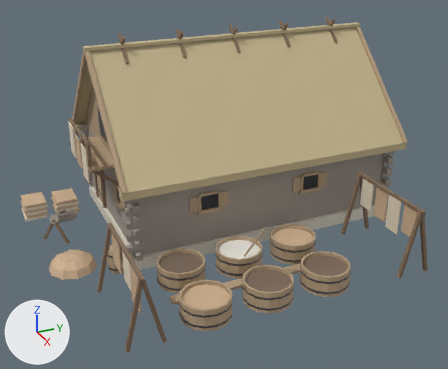
The glTF model public/models/house_tanner.glb: old version first, new version second.
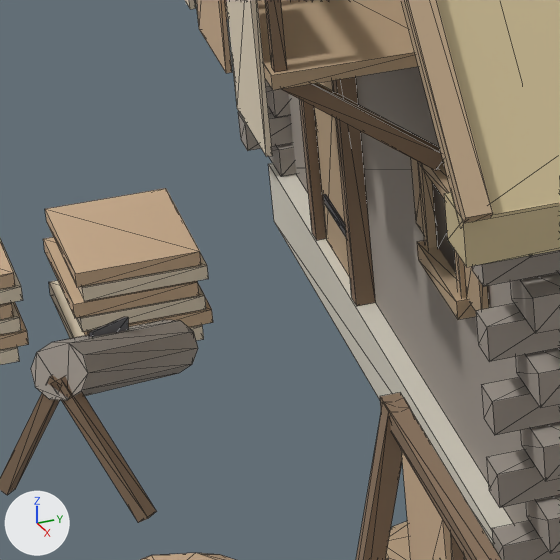
Each version appears first whole from a 50 mm lens placed at (22.94, -10.73, 12.49), pointed at (2.7, -1.62, 2.37), and next in a close-up on the part from 10% to 31% of the width and 42% to 68% of the height. Arrows for +X, +Y and +Z are at lower left; the lights stay in place. The older version's two pictures come first. The close-ups show mesh edges as thin lines. Vertices at exactly the same position are counted once.

Objects in the first close-up: 'HouseTanner'.
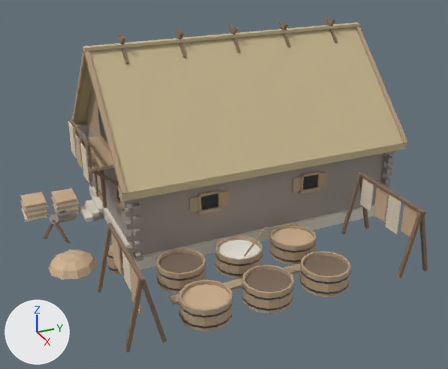
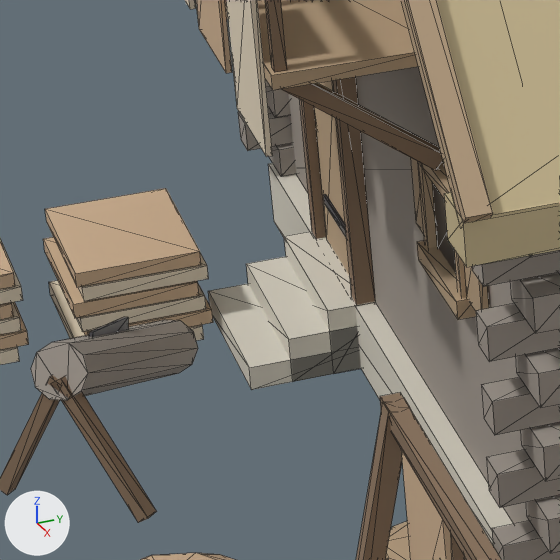
The edits, one by one:
me_mesh_tanner is used by ob_housetanner; location (0.0, 0.0, 0.0).
me_mesh_tanner had 1985 vertices, 2956 faces and spanned x -4.11..8.15, y -8.79..6.05, z -0.03..7.93.
me_mesh_tanner now has 2005 vertices, 2992 faces and spans x -4.11..8.15, y -8.79..6.05, z -0.03..7.93.
me_mesh_tanner part 1: a new loose piece of 20 vertices spanning x -2.28..-0.93, y -6.45..-5.5, z 0.0..0.51, in mat_stonefieldstone (pale yellow #ddd7c8).

Pixel boxes [x1, y1, x2, y2] of what changed, in the close-ups (560 x 560 px):
part 1 of me_mesh_tanner, added (pale yellow): after [208, 231, 376, 390]
